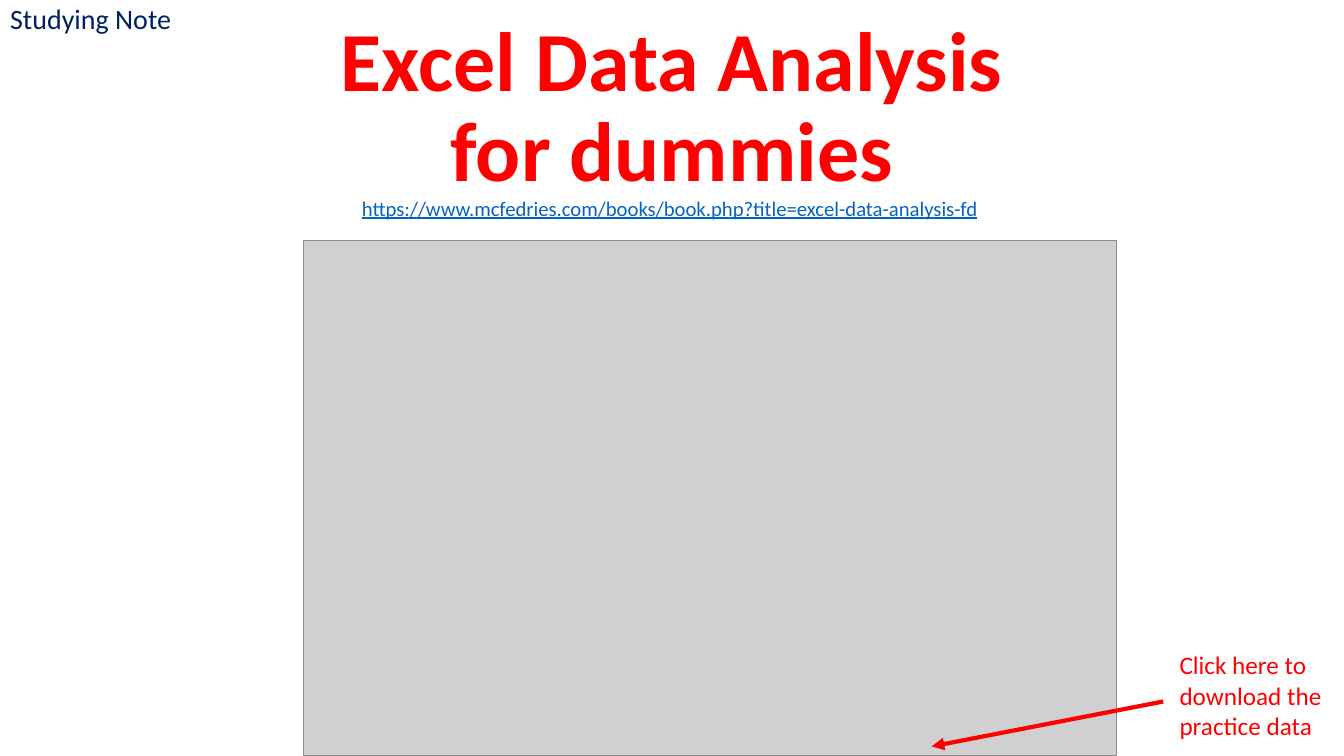
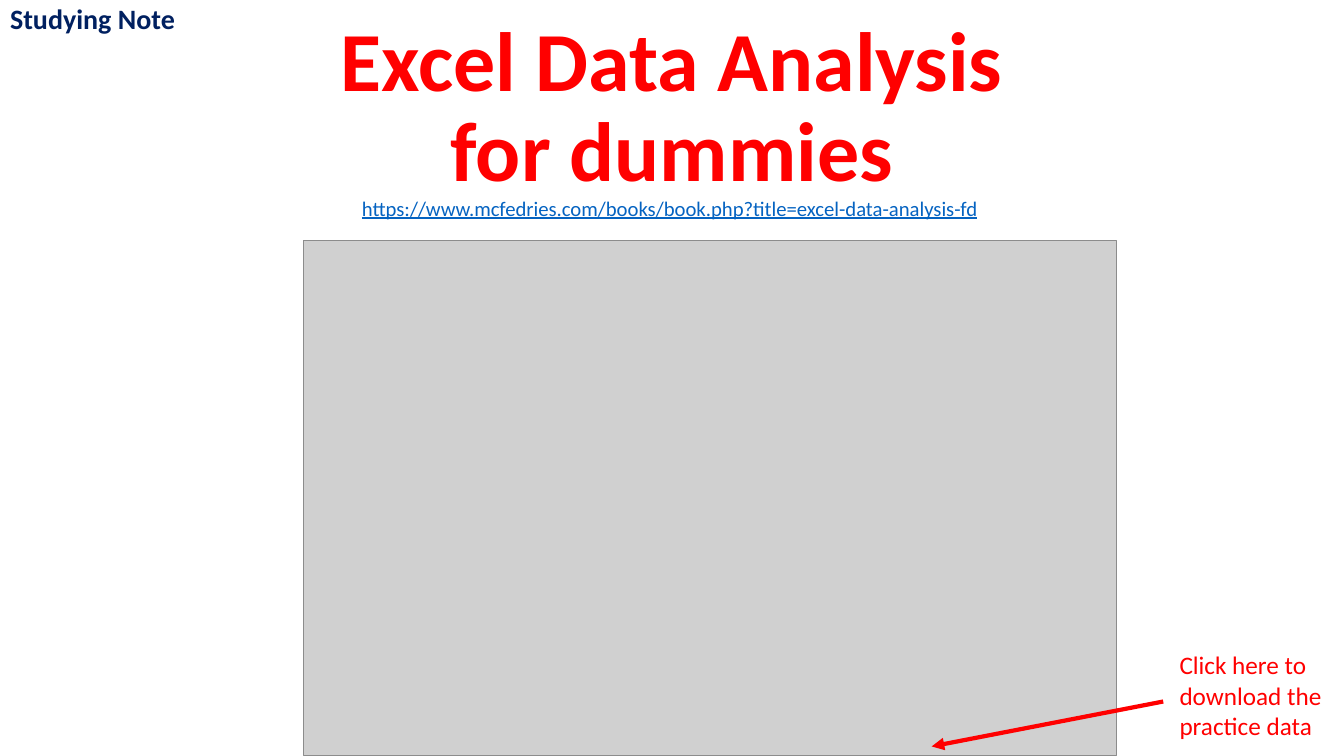
Before and after one commit to ArielMei/arielmei.github.io, a slide deck: slide 1 of EXCEL/ExcelDataAnalysisFD_Examples/Excel data analysis for dummies Outline.pptx (slide 2 before the commit). Drawn at 1344x756 pixels with LibreOffice and Linux fonts; fonts in the diff are those of the drawing; grey boxes stand for pictures. Boxes give left, top, right and bottom in pixels: in the first picture for what was removed or moved away, otherwise in the second. Text is boxed around its words. In the diff, an @@ line names an element or a change of style, - is before the commit and + after.

```diff
--- a/EXCEL/ExcelDataAnalysisFD_Examples/Excel data analysis for dummies Outline.pptx
+++ b/EXCEL/ExcelDataAnalysisFD_Examples/Excel data analysis for dummies Outline.pptx
@@ text "Studying Note" at (x1=10, y1=9, x2=175, y2=34): bold on @@
```
Also in this commit, not shown: 1 other slide changed, 2 slides added, 8 other files.
